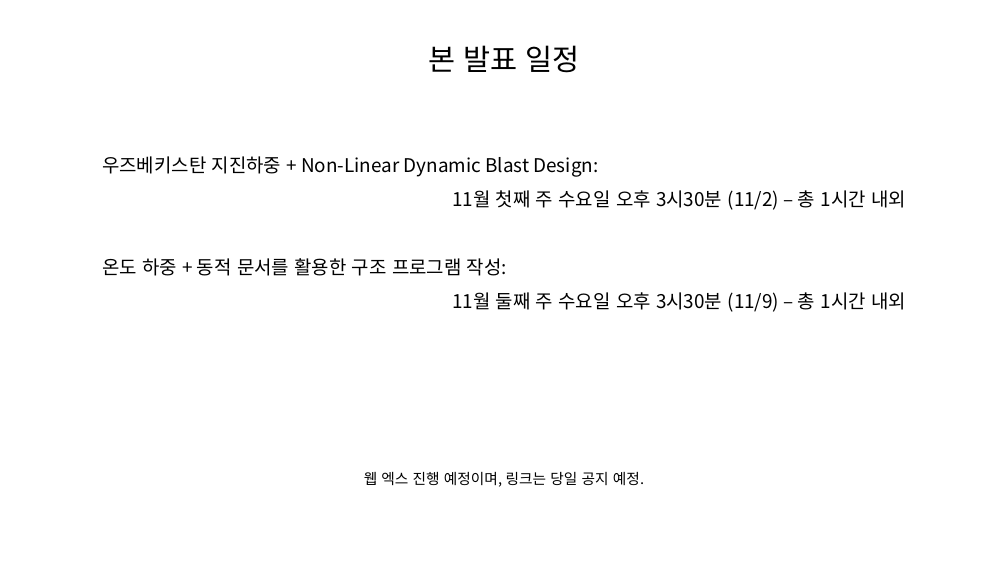
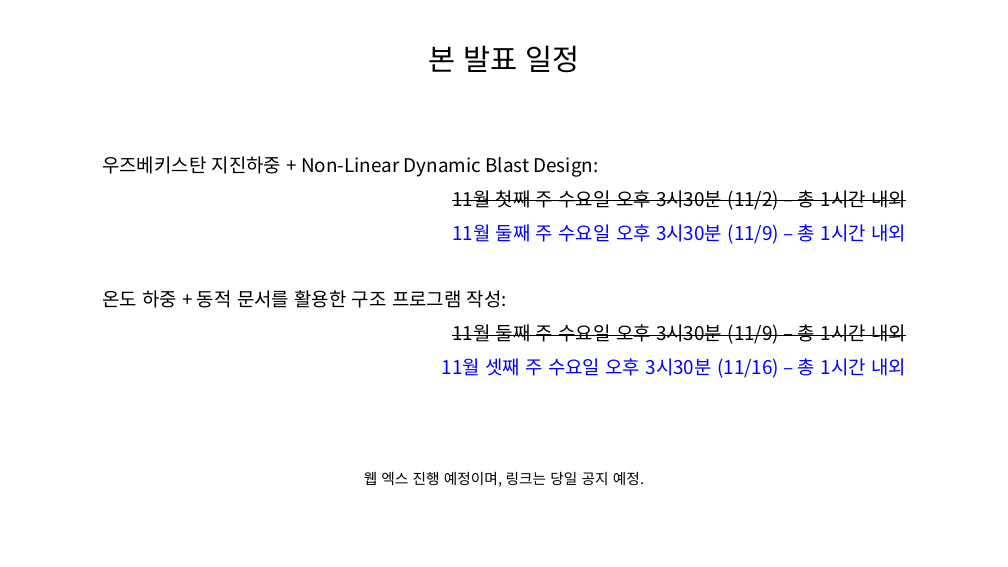
Before and after one commit to hnanmal/mkcljpt_volume, a slide deck: slide 17 of documentum/건축심화세미나(2022)/최종발표/팀회의-심화세미나 아이템 소개.pptx. Drawn at 1008x567 pixels with LibreOffice and Linux fonts; fonts in the diff are those of the drawing. Boxes give left, top, right and bottom in pixels: in the first picture for what was removed or moved away, otherwise in the second. Text is boxed around its words. In the diff, an @@ line names an element or a change of style, - is before the commit and + after.

```diff
--- a/documentum/건축심화세미나(2022)/최종발표/팀회의-심화세미나 아이템 소개.pptx
+++ b/documentum/건축심화세미나(2022)/최종발표/팀회의-심화세미나 아이템 소개.pptx
@@ text at [452, 190, 906, 210]: strikethrough on in "11월 첫째 주 수요일 오후 3시30분 (11/2) ..." @@
@@ text at [452, 224, 906, 244]: paragraph added @@
+11월 둘째 주 수요일 오후 3시30분 (11/9) – 총 1시간 내외
@@ text "온도 하중 + 동적 문서를 ...": place and size @@
-text "온도 하중 + 동적 문서를 ..." at [102, 258, 906, 312]
+text "온도 하중 + 동적 문서를 ..." at [102, 290, 906, 378]
@@ text at [452, 324, 906, 344]: strikethrough on in "11월 둘째 주 수요일 오후 3시30분 (11/9) ..." @@
@@ text at [442, 358, 906, 378]: paragraph added @@
+11월 셋째 주 수요일 오후 3시30분 (11/16) – 총 1시간 내외
```
Also in this commit, not shown: 1 other file.
